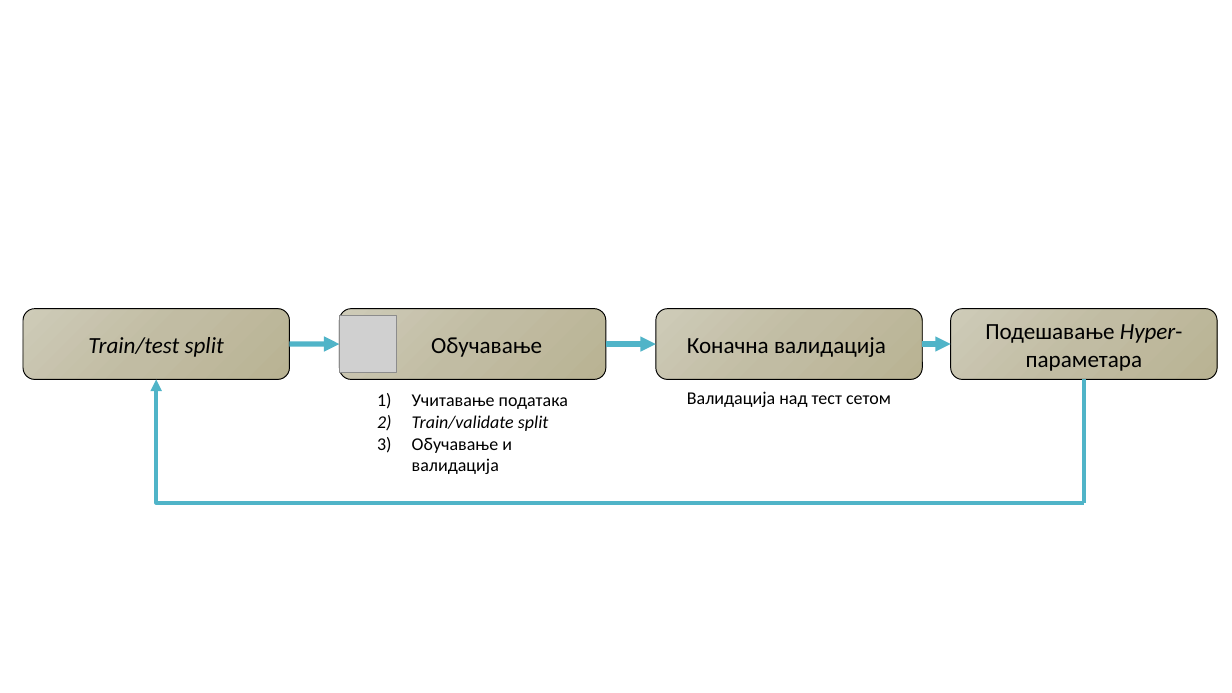
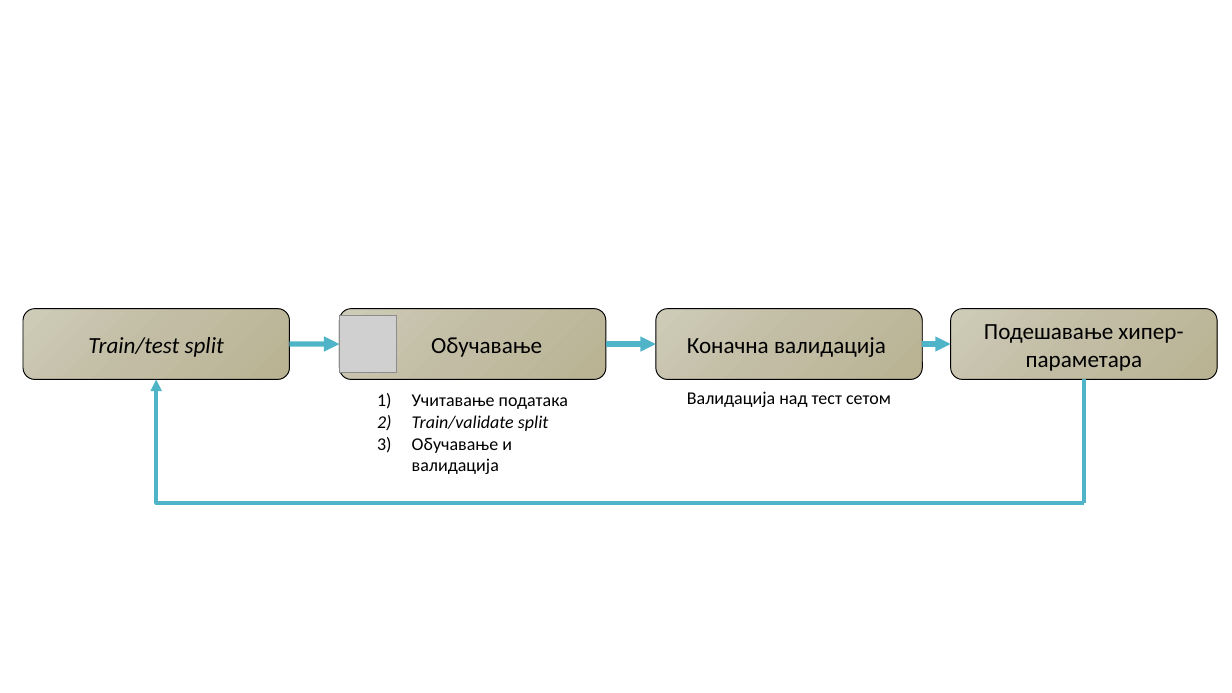
Before and after one commit to AleksaArsic/ADAS-ML-Driver-Monitoring-System, a slide deck: slide 8 of doc/DriverAttentionSystem.pptx. Drawn at 1232x693 pixels with LibreOffice and Linux fonts; fonts in the diff are those of the drawing; grey boxes stand for pictures. Boxes give left, top, right and bottom in pixels: in the first picture for what was removed or moved away, otherwise in the second. Text is boxed around its words. In the diff, an @@ line names an element or a change of style, - is before the commit and + after.

Commit message:
doc, pptx

```diff
--- a/doc/DriverAttentionSystem.pptx
+++ b/doc/DriverAttentionSystem.pptx
@@ text in rounded rectangle at (984, 324, 1183, 371): text changed @@
-Подешавање Hyper-параметара
+Подешавање хипер-параметара
```
Also in this commit, not shown: 2 other files.
